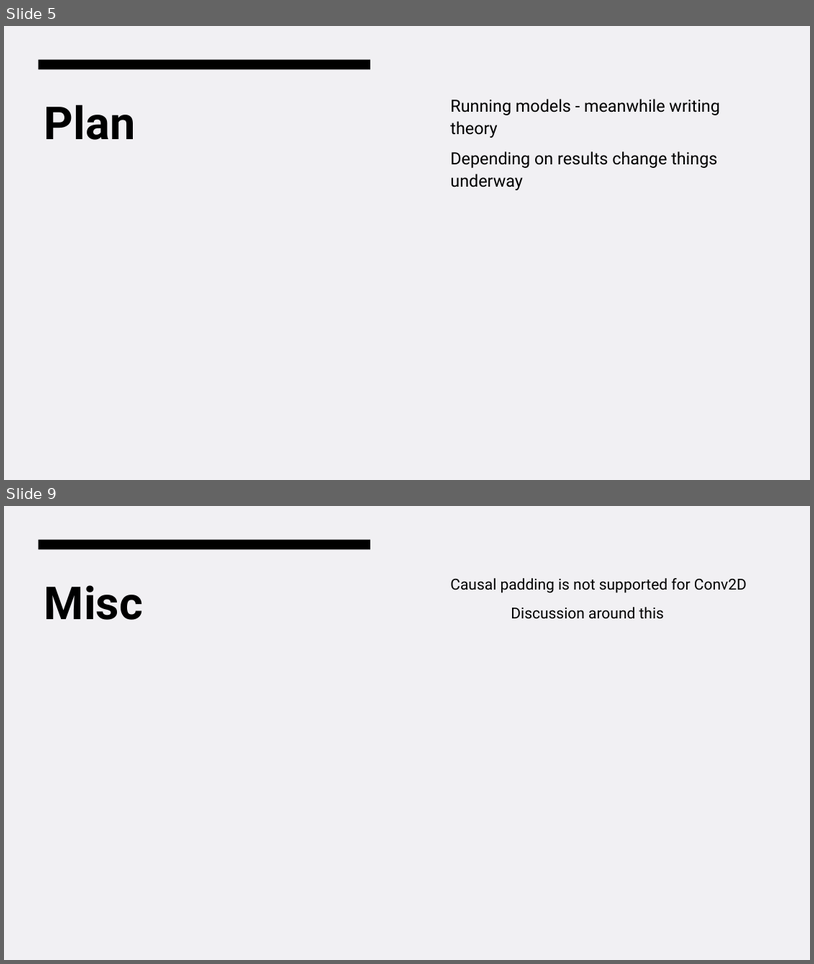
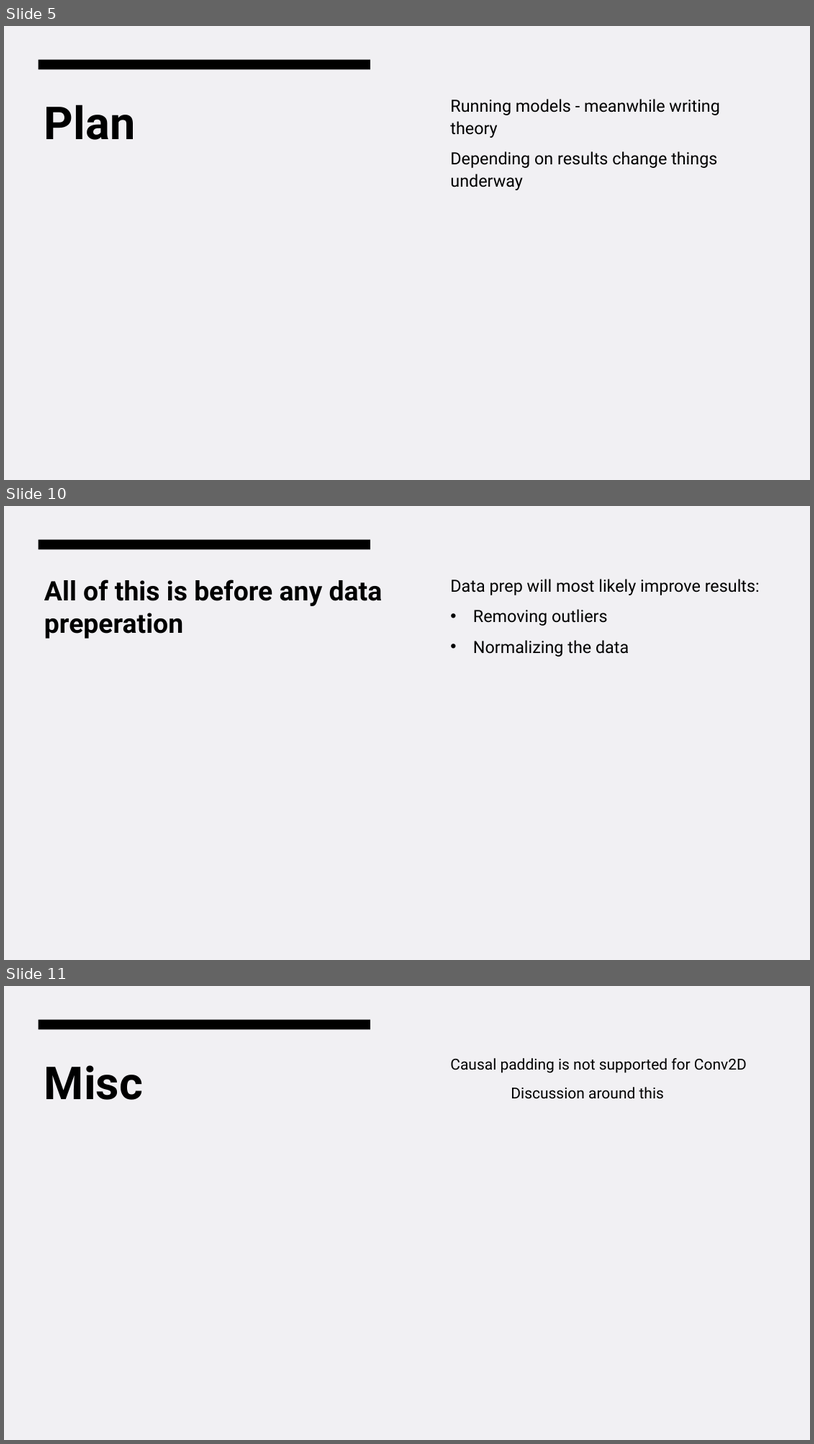
Before and after one commit to sjurmsc/MSC2023, a slide deck: Meeting Presentations/06.10.2022_General_meeting.pptx. Shown one above the other, each under a label of ours: slides 5 and 9 before the commit, slides 5, 10 and 11 after it; the slides between them are not shown. The pictures are 814x964 and 814x1444 pixels, drawn with LibreOffice and Linux fonts; fonts in the diff are those of the drawing. Boxes give left, top, right and bottom in pixels: in the first picture for what was removed or moved away, otherwise in the second. Text is boxed around its words. In the diff, an @@ line names an element or a change of style, - is before the commit and + after.

Commit message:
Added some preliminary results to the meeting pp

```diff
--- a/Meeting Presentations/06.10.2022_General_meeting.pptx
+++ b/Meeting Presentations/06.10.2022_General_meeting.pptx
@@ slide 10 added at [4,506,810,960], background #F1F0F3; not listed: 1 template element that a slide beside it also shows @@
@@ title added at [44,579,383,638], 32 pt, text #000000, bold @@
+All of this is before any data preperation
@@ text added at [450,579,760,656], 20 pt, text #000000 @@
+Data prep will most likely improve results:
+• Removing outliers
+• Normalizing the data
@@ what was slide 9 is now slide 11 @@
```
Also in this commit, not shown: 3 slides changed, 4 other slides added.
